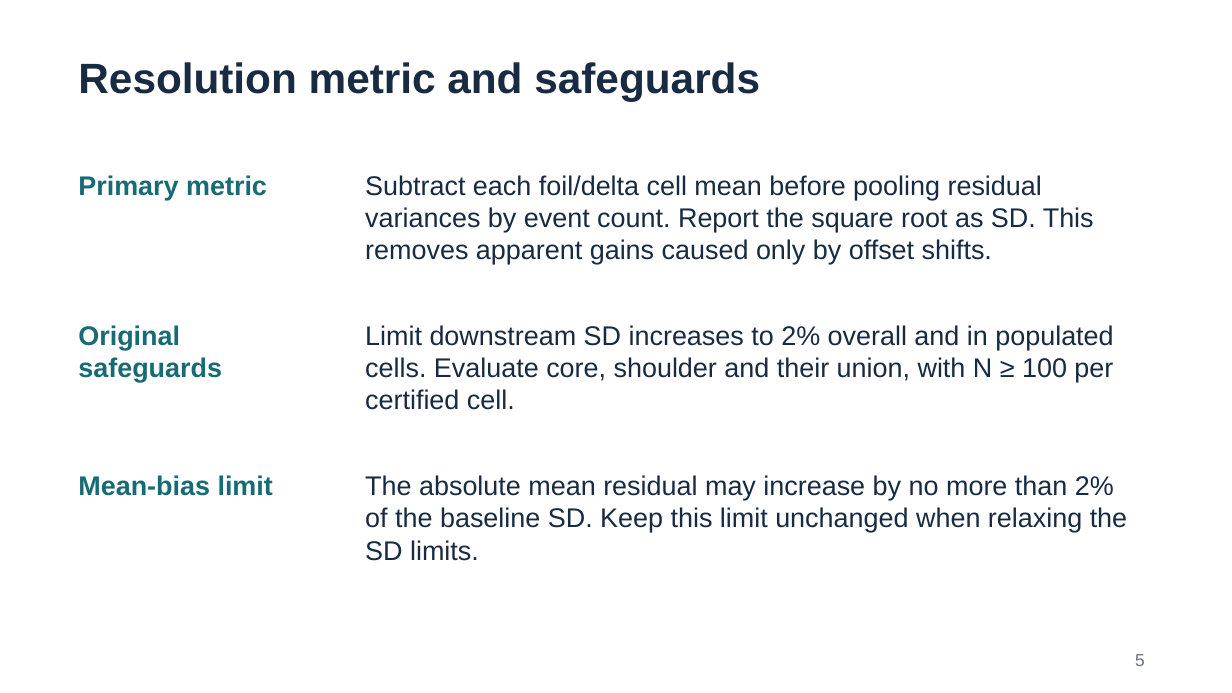
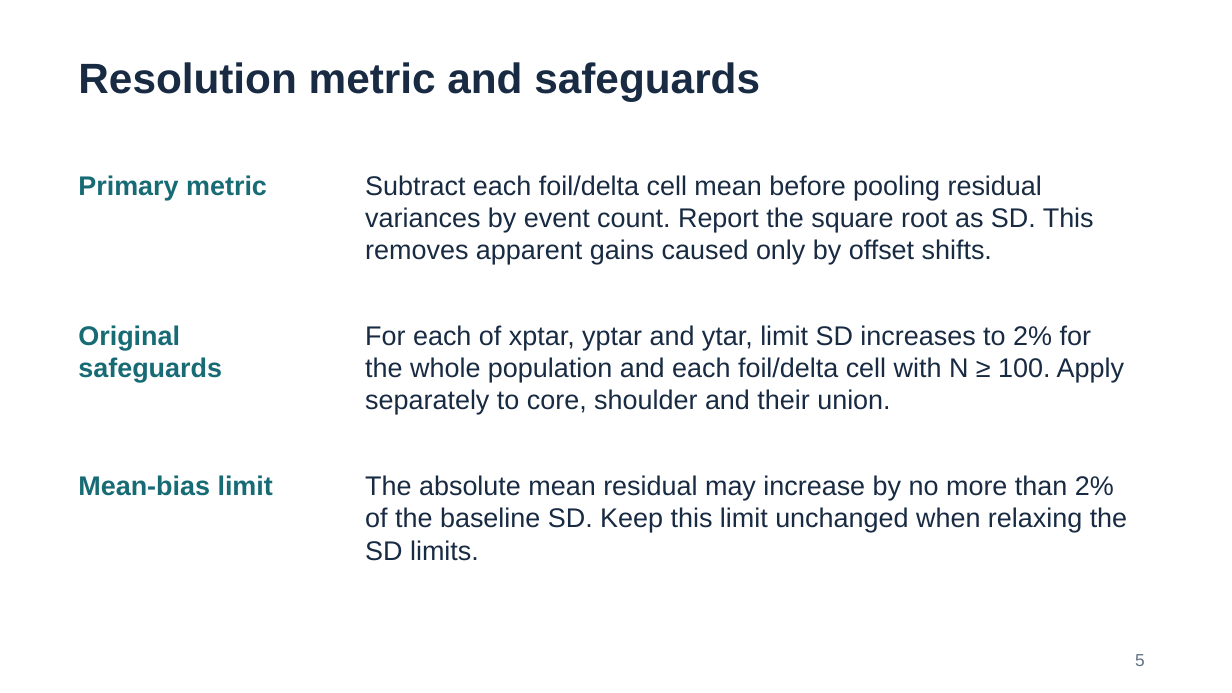
Before and after one commit to cploen/xtar_refit_hms, a slide deck: slide 5 of slides/xtar_study_summary.pptx. Drawn at 1232x693 pixels with LibreOffice and Linux fonts; fonts in the diff are those of the drawing. Boxes give left, top, right and bottom in pixels: in the first picture for what was removed or moved away, otherwise in the second. Text is boxed around its words. In the diff, an @@ line names an element or a change of style, - is before the commit and + after.

Commit message:
Clarify xtar study slide wording

```diff
--- a/slides/xtar_study_summary.pptx
+++ b/slides/xtar_study_summary.pptx
@@ text at box(365, 325, 1124, 415): text changed @@
-Limit downstream SD increases to 2% overall and in populated cells. Evaluate core, shoulder and their union, with N ≥ 100 per certified cell.
+For each of xptar, yptar and ytar, limit SD increases to 2% for the whole population and each foil/delta cell with N ≥ 100. Apply separately to core, shoulder and their union.
```
Also in this commit, not shown: 3 other slides changed, 2 other files.
